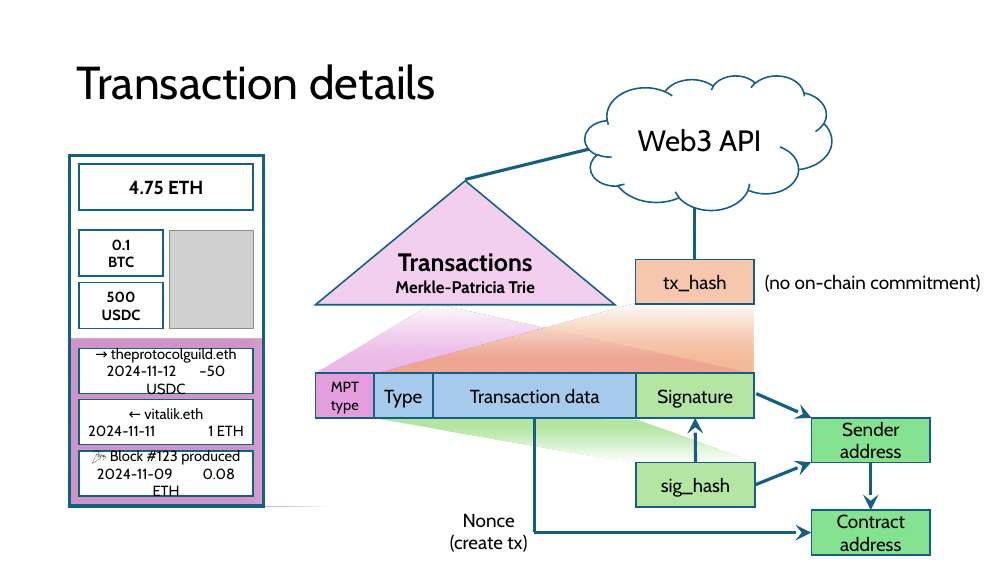
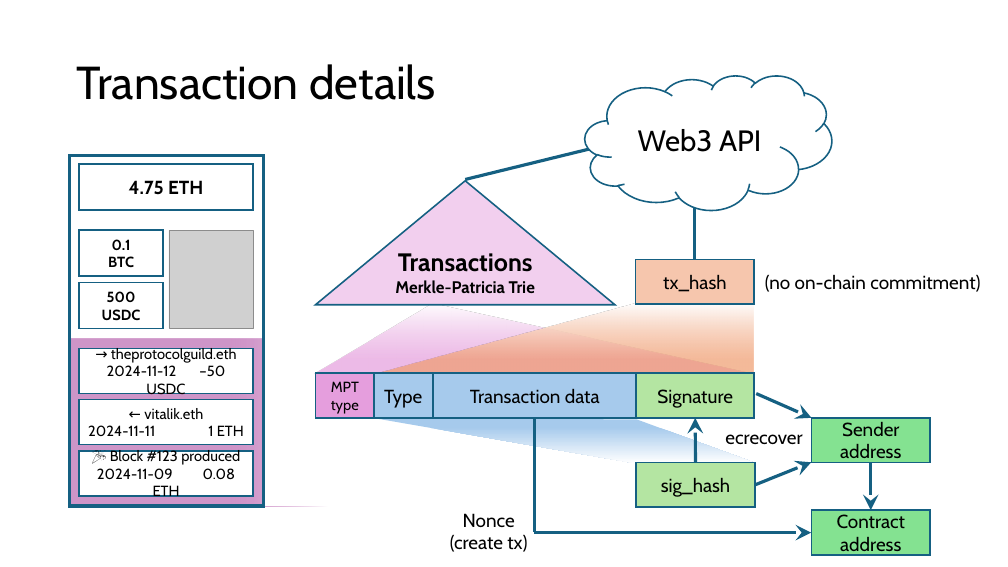
Before and after one commit to etan-status/purified-web3, a slide deck: slide 10 of slides.pptx. Drawn at 1008x567 pixels with LibreOffice and Linux fonts; fonts in the diff are those of the drawing; grey boxes stand for pictures. Boxes give left, top, right and bottom in pixels: in the first picture for what was removed or moved away, otherwise in the second. Text is boxed around its words. In the diff, an @@ line names an element or a change of style, - is before the commit and + after.

```diff
--- a/slides.pptx
+++ b/slides.pptx
@@ freeform shape at bbox=[375, 418, 757, 464]: fill gradient #B4E5A2 to #FFFFFF to gradient #A6CAEC to #FFFFFF @@
@@ text added at bbox=[725, 434, 802, 444], 18 pt, text #000000 @@
+ecrecover
```
Also in this commit, not shown: 1 other slide changed, 1 other file.
